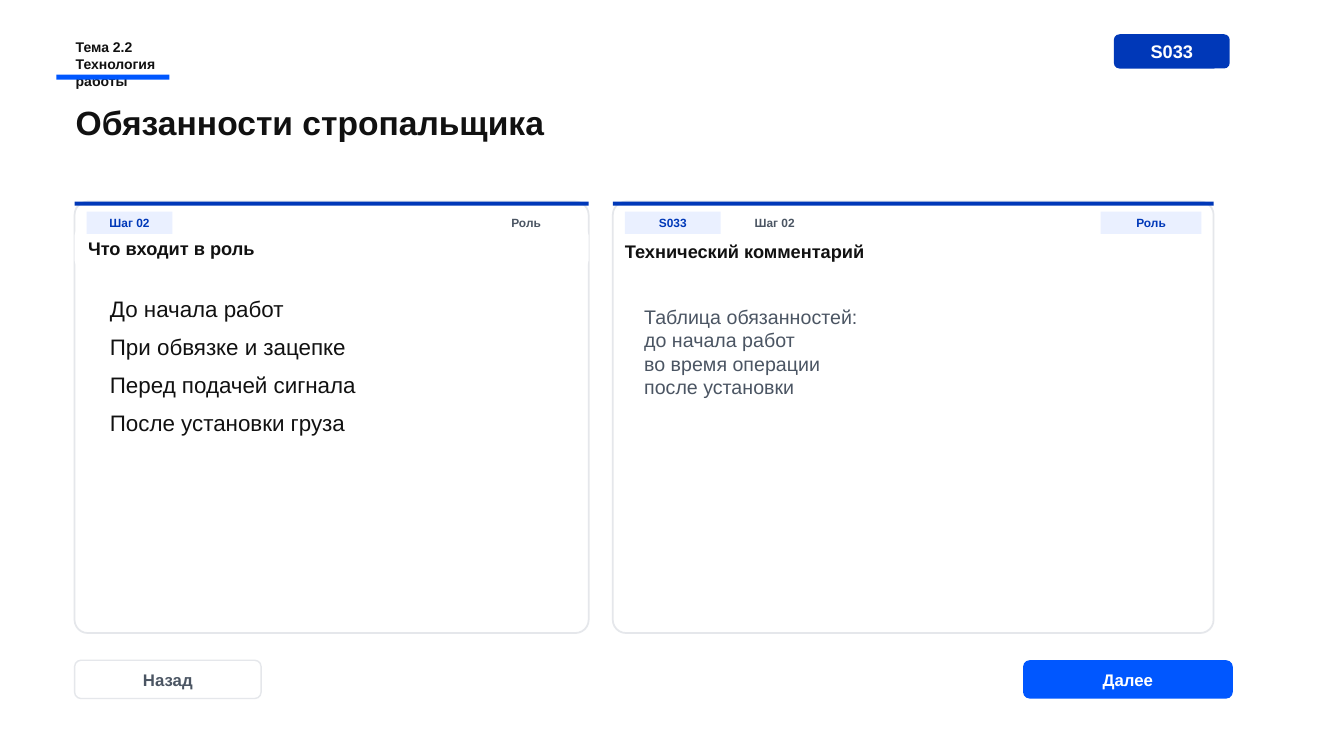
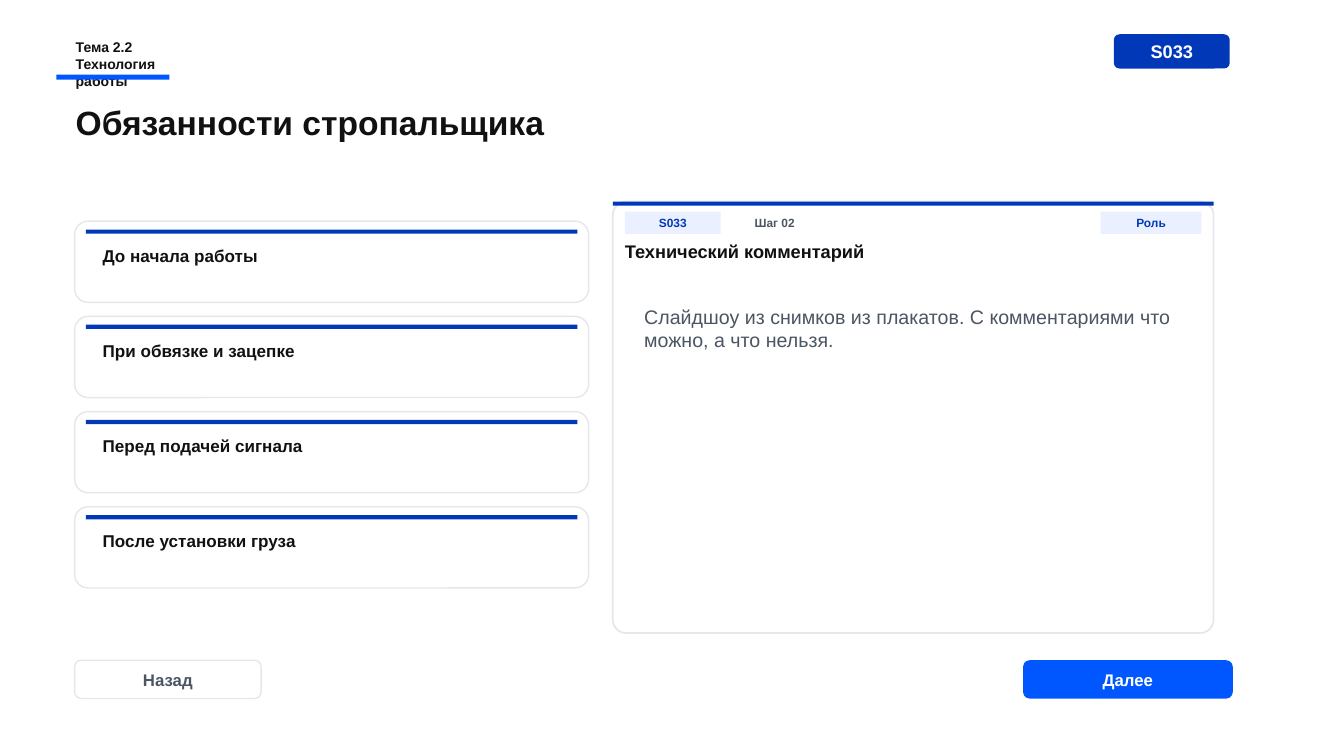
Before and after one commit to Armankanat2/EV-Strop, a slide deck: slide 15 of presentations/ispring-course/module-01-stropovka-gruzov/live-preview/S029_theme22_preview_2026-06-30_v13_ev-group-techstyle-premium-subslides.pptx (slide 10 before the commit). Drawn at 1344x756 pixels with LibreOffice and Linux fonts; fonts in the diff are those of the drawing. Boxes give left, top, right and bottom in pixels: in the first picture for what was removed or moved away, otherwise in the second. Text is boxed around its words. In the diff, an @@ line names an element or a change of style, - is before the commit and + after.

```diff
--- a/presentations/ispring-course/module-01-stropovka-gruzov/live-preview/S029_theme22_preview_2026-06-30_v13_ev-group-techstyle-premium-subslides.pptx
+++ b/presentations/ispring-course/module-01-stropovka-gruzov/live-preview/S029_theme22_preview_2026-06-30_v13_ev-group-techstyle-premium-subslides.pptx
@@ rounded rectangle added at [75, 221, 589, 302], fill #FFFFFF, outline #E5E7EB 1 pt @@
@@ rectangle: place and size @@
-rectangle at [75, 202, 589, 206]
+rectangle at [86, 230, 578, 234]
@@ rectangle removed at [87, 212, 172, 234] @@
-Шаг 02
@@ text removed at [511, 219, 541, 227] @@
-Роль
@@ text removed at [88, 242, 254, 259] @@
-Что входит в роль
@@ text added at [103, 249, 257, 266], 12.2 pt, text #111111, bold @@
+До начала работы
@@ rounded rectangle added at [75, 317, 589, 398], fill #FFFFFF, outline #E5E7EB 1 pt @@
@@ rectangle added at [86, 325, 578, 329], fill #0038B8 @@
@@ text at [110, 300, 345, 360]: paragraphs removed @@
-До начала работ
-При обвязке и зацепке
@@ text at [644, 309, 1170, 350]: text changed @@
-Таблица обязанностей:
-до начала работ
-во время операции
-после установки
+Слайдшоу из снимков из плакатов. С комментариями что можно, а что нельзя.
@@ text added at [103, 344, 294, 361], 12.2 pt, text #111111, bold @@
+При обвязке и зацепке
@@ rounded rectangle: place and size @@
-rounded rectangle at [75, 202, 589, 633]
+rounded rectangle at [75, 411, 589, 493]
@@ rounded rectangle at [75, 411, 589, 493]: outline #E5E7EB 1.25 pt to #E5E7EB 1 pt; proportions changed @@
@@ text at [110, 415, 345, 436]: paragraph removed @@
-После установки груза
@@ rectangle added at [86, 420, 578, 424], fill #0038B8 @@
@@ text "Перед подачей сигнала": place and size @@
-text "Перед подачей сигнала" at [110, 300, 356, 436]
+text "Перед подачей сигнала" at [103, 439, 302, 456]
@@ text "Перед подачей сигнала" at [103, 439, 302, 456]: size 16 to 12.2 pt, bold on; less space between paragraphs @@
@@ rounded rectangle added at [75, 507, 589, 589], fill #FFFFFF, outline #E5E7EB 1 pt @@
@@ rectangle added at [86, 515, 578, 519], fill #0038B8 @@
@@ text added at [103, 535, 295, 551], 12.2 pt, text #111111, bold @@
+После установки груза
```
Also in this commit, not shown: 3 other slides changed, 9 slides added, 1 slide removed, 10 other files.
